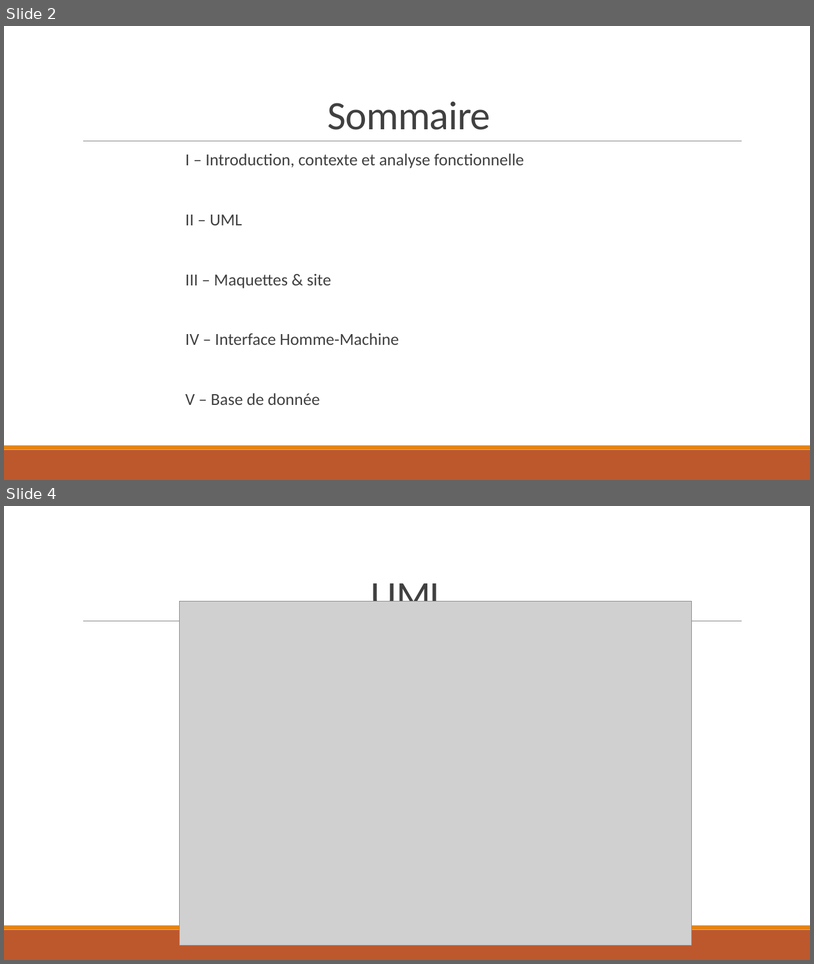
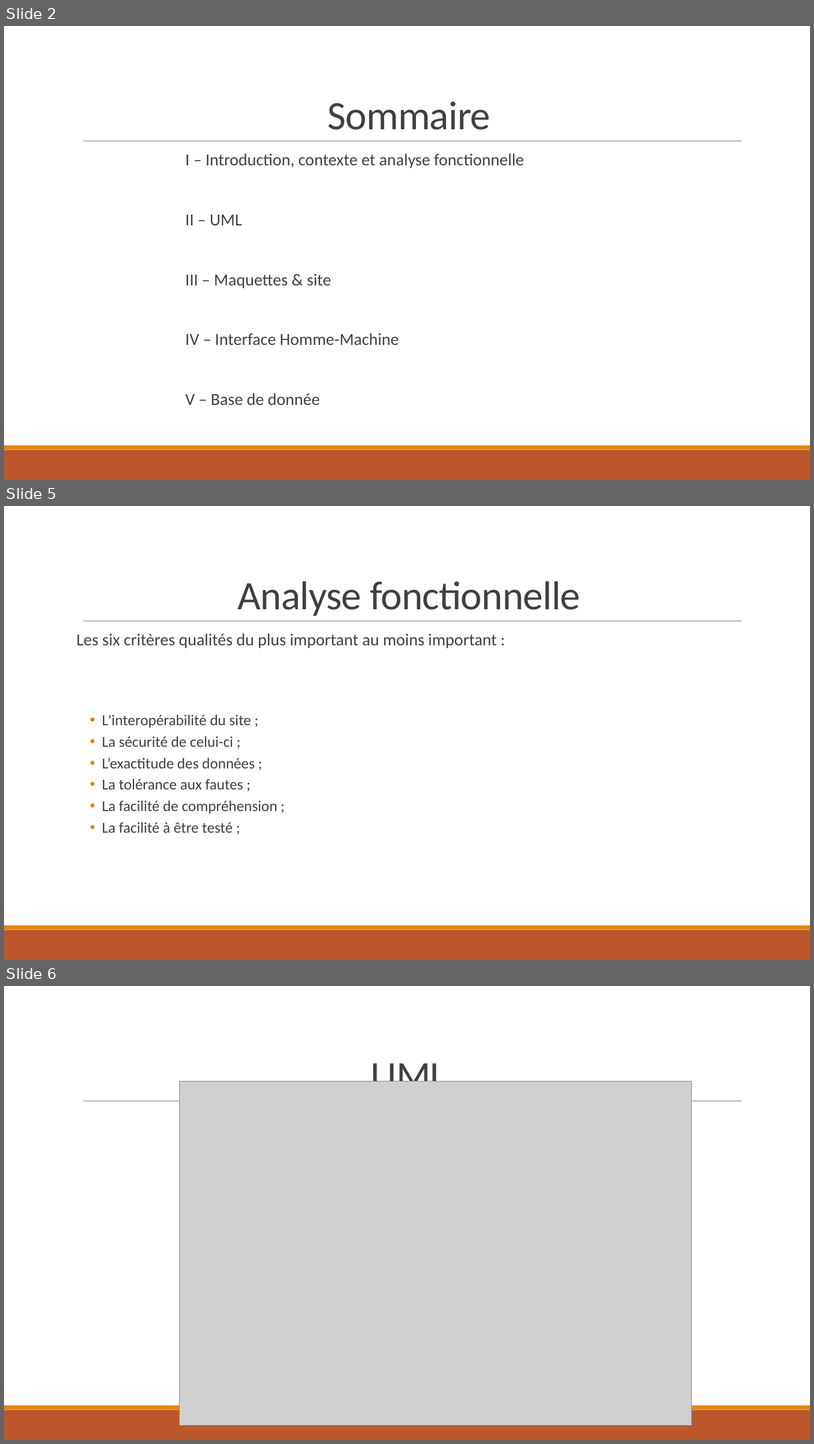
Before and after one commit to Orionde/Mew-Project, a slide deck: blabla/Rendu/Projet Booker it2 - V1.pptx. Shown one above the other, each under a label of ours: slides 2 and 4 before the commit, slides 2, 5 and 6 after it; the slides between them are not shown. The pictures are 814x964 and 814x1444 pixels, drawn with LibreOffice and Linux fonts; fonts in the diff are those of the drawing; grey boxes stand for pictures. Boxes give left, top, right and bottom in pixels: in the first picture for what was removed or moved away, otherwise in the second. Text is boxed around its words. In the diff, an @@ line names an element or a change of style, - is before the commit and + after.

```diff
--- a/blabla/Rendu/Projet Booker it2 - V1.pptx
+++ b/blabla/Rendu/Projet Booker it2 - V1.pptx
@@ slide 5 added at bbox=[4, 506, 810, 960], background #FFFFFF; not listed: 3 template elements that a slide beside it also shows @@
@@ title added at bbox=[237, 581, 581, 616], 48 pt, text #404040 @@
+Analyse fonctionnelle
@@ text added at bbox=[77, 633, 497, 832], 18 pt, text #404040 @@
+Les six critères qualités du plus important au moins important :
+  • L'interopérabilité du site ;
+  • La sécurité de celui-ci ;
+  • L’exactitude des données ;
+  • La tolérance aux fautes ;
+  • La facilité de compréhension ;
+  • La facilité à être testé ;
@@ what was slide 4 is now slide 6 @@
```
Also in this commit, not shown: 2 other slides added, 1 slide removed.
